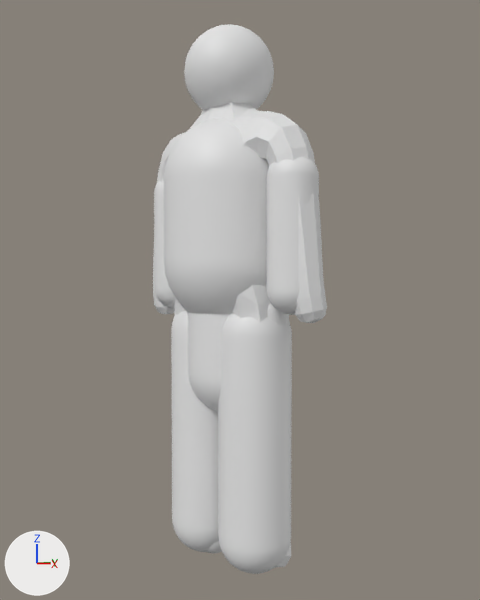
Renders of the Blender file models/fonte_blender/personagens.blend from each side of a commit.
Rendered twice from a 50 mm lens placed at (1.62, -1.569, 0.962), pointed at (0.026, 0.025, 0.89). Arrows for +X, +Y and +Z are at lower left; the lights stay in place. The first picture is the older version.

The scene before the commit, as lines of its bpy script (objects in view):
```python
ob_garotinha = bpy.data.objects.new('Garotinha', me_cylinder_007)
ob_garotinha.location = (0.0, 0.0, 0.741)
ob_tio = bpy.data.objects.new('Tio', me_cylinder_002)
ob_tio.location = (0.0, 0.0, 1.15)
ob_tio2 = bpy.data.objects.new('Tio2', me_tio2_mesh_001)
ob_tio2.location = (0.0, 0.0, 0.0)
```
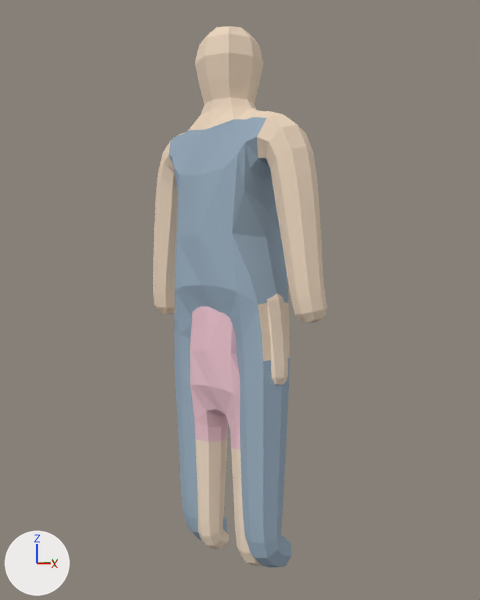
Changed parts and their boxes [x1, y1, x2, y2] in the pictures (480 x 600 px):
'Tio', hidden
    before: [154, 24, 319, 574]
'Garotinha2', added
    after: [190, 293, 288, 566]
    faces in mat_garotinha2_vestido (pink #edc4ce): [190, 306, 240, 450]
    faces in mat_garotinha2_pele (beige #f0dbc5): [195, 293, 288, 566]
'Garotinha', hidden
    before: [188, 303, 285, 553]
part 1 of me_tio2_mesh_001, recoloured
    both: [169, 117, 291, 567]
part 2 of me_tio2_mesh_001, recoloured (white to beige)
    before: [153, 102, 327, 323]
    after: [153, 26, 327, 361]

The change, as a list of edits to the scene's bpy script:
```text
Add mat_tio2_roupa:
    mat_tio2_roupa = principled_material('Tio2_roupa')
    mat_tio2_roupa.base_color = (0.32, 0.42, 0.52)  # greyish blue #99adbf
    mat_tio2_roupa.roughness = 0.85
Add mat_tio2_pele:
    mat_tio2_pele = principled_material('Tio2_pele')
    mat_tio2_pele.base_color = (0.85, 0.68, 0.52)  # beige #edd7bf
    mat_tio2_pele.roughness = 0.85
Add mat_garotinha2_vestido:
    mat_garotinha2_vestido = principled_material('Garotinha2_vestido')
    mat_garotinha2_vestido.base_color = (0.85, 0.55, 0.62)  # pink #edc4ce
    mat_garotinha2_vestido.roughness = 0.85
Add mat_garotinha2_pele:
    mat_garotinha2_pele = principled_material('Garotinha2_pele')
    mat_garotinha2_pele.base_color = (0.87, 0.71, 0.56)  # beige #f0dbc5
    mat_garotinha2_pele.roughness = 0.85
Change me_tio2_mesh_001:
    where me_tio2_mesh_001.from_pydata(...)  # 590 vertices, 588 faces; spans x -0.39..0.39, y -0.14..0.14, z 0.0..1.8
    used by ob_tio2; location = (0.0, 0.0, 0.0)
    me_tio2_mesh_001 part 1: 336 of the faces centred in x -0.23..0.23, y -0.13..0.13, z 0.01..1.42 switch from no material to mat_tio2_roupa (greyish blue #99adbf)
    me_tio2_mesh_001 part 2: 252 of the faces centred in x -0.38..0.38, y -0.09..0.09, z 0.75..1.79 switch from no material to mat_tio2_pele (beige #edd7bf)
Add me_garotinha2_mesh:
    me_garotinha2_mesh.from_pydata(...)  # 494 vertices, 492 faces; spans x -0.249..0.249, y -0.108..0.108, z 0.0..1.197
    # faces by material slot: [112, 380]
    me_garotinha2_mesh.materials.append(mat_garotinha2_vestido)  # pink #edc4ce
    me_garotinha2_mesh.materials.append(mat_garotinha2_pele)  # beige #f0dbc5
Change ob_tio:
    add ob_tio.hide_set(True)
Change ob_garotinha:
    add ob_garotinha.hide_set(True)
Add ob_garotinha2:
    ob_garotinha2 = bpy.data.objects.new('Garotinha2', me_garotinha2_mesh)
    ob_garotinha2.location = (0.0, 0.0, 0.0)
```
